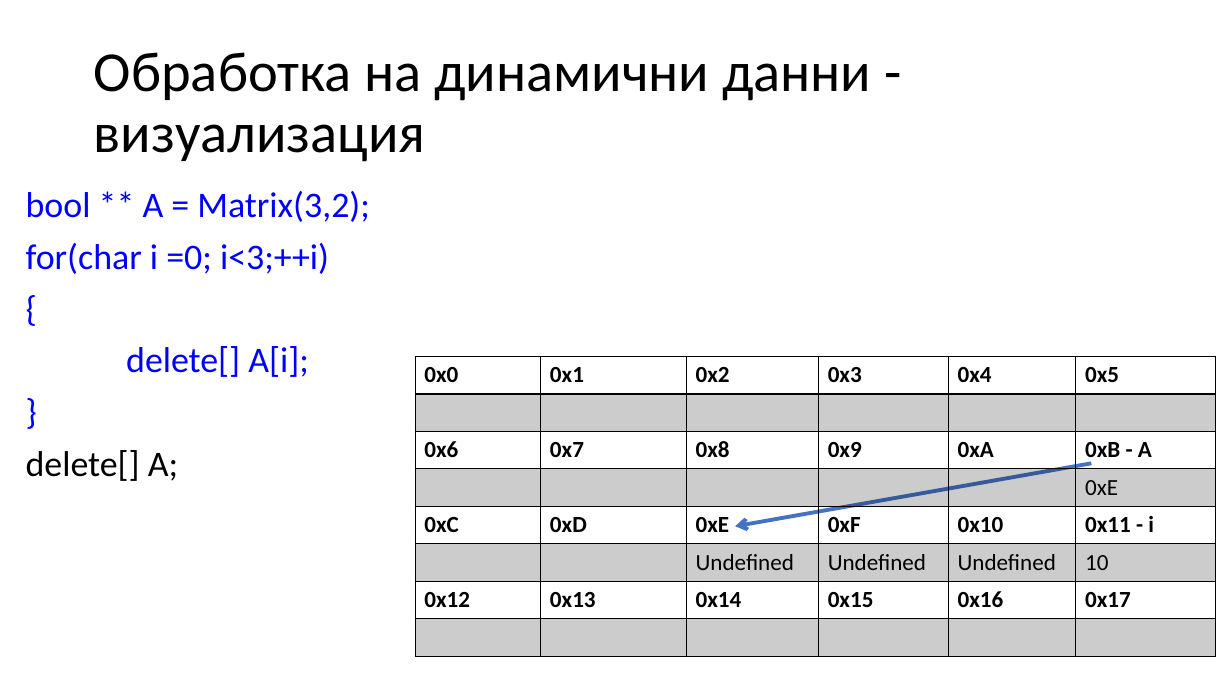
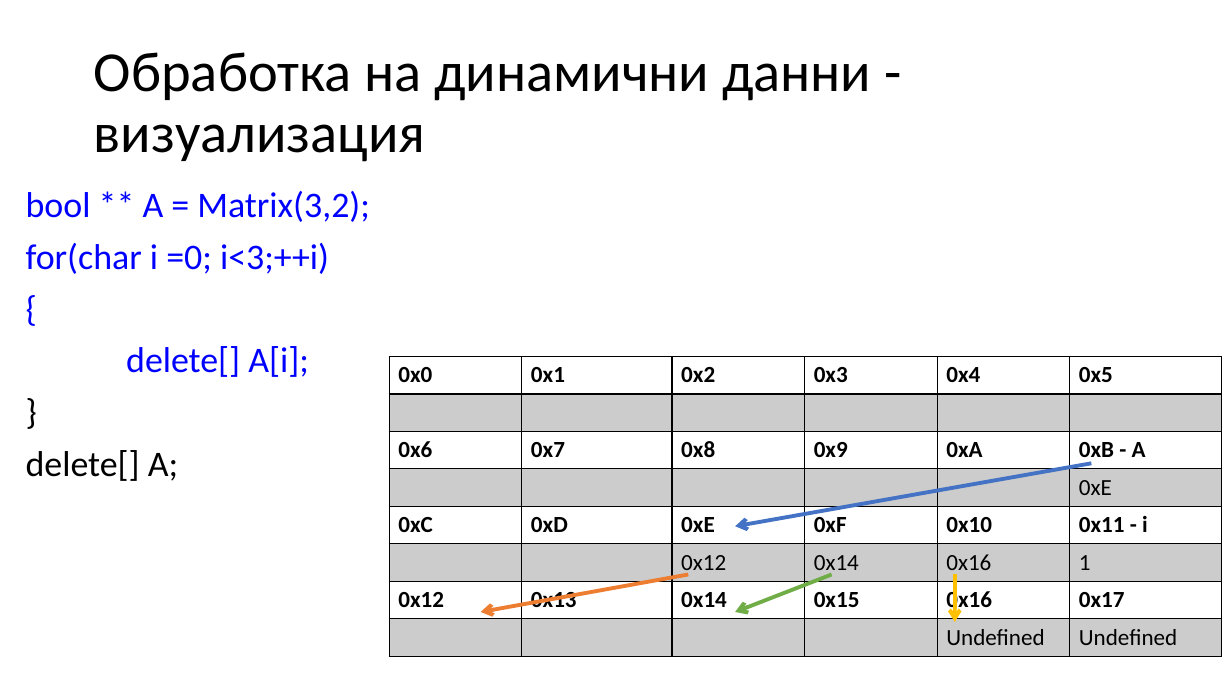
Before and after one commit to Mapmo/Uni-CPP, a slide deck: slide 56 of Introducing To Programming Materials/Consultation 3/Consultation3.pptx (slide 58 before the commit). Drawn at 1232x693 pixels with LibreOffice and Linux fonts; fonts in the diff are those of the drawing. Boxes give left, top, right and bottom in pixels: in the first picture for what was removed or moved away, otherwise in the second. Text is boxed around its words. In the diff, an @@ line names an element or a change of style, - is before the commit and + after.

```diff
--- a/Introducing To Programming Materials/Consultation 3/Consultation3.pptx
+++ b/Introducing To Programming Materials/Consultation 3/Consultation3.pptx
@@ text "bool ** A = Matrix(3,2);" at <box>26,191,370,481</box>: text colour #0000FF to #000000 in "}" @@
@@ table at <box>389,357,1220,656</box> @@
-row 6:  |  | Undefined | Undefined | Undefined | 10
+row 6:  |  | 0x12 | 0x14 | 0x16 | 1
-row 8, column 5: 
+row 8, column 5: Undefined
-row 8, column 6: 
+row 8, column 6: Undefined
@@ table: place and size @@
-table at <box>415,357,1216,656</box>
+table at <box>389,357,1220,656</box>
@@ arrow added from (689, 575) to (481, 612), #ED7D31 3 pt @@
@@ arrow added from (832, 575) to (736, 612), #70AD47 3 pt @@
@@ arrow added from (955, 575) to (955, 622), #FFC000 3 pt @@
```
Also in this commit, not shown: 19 other slides changed, 3 slides added, 2 other files.
